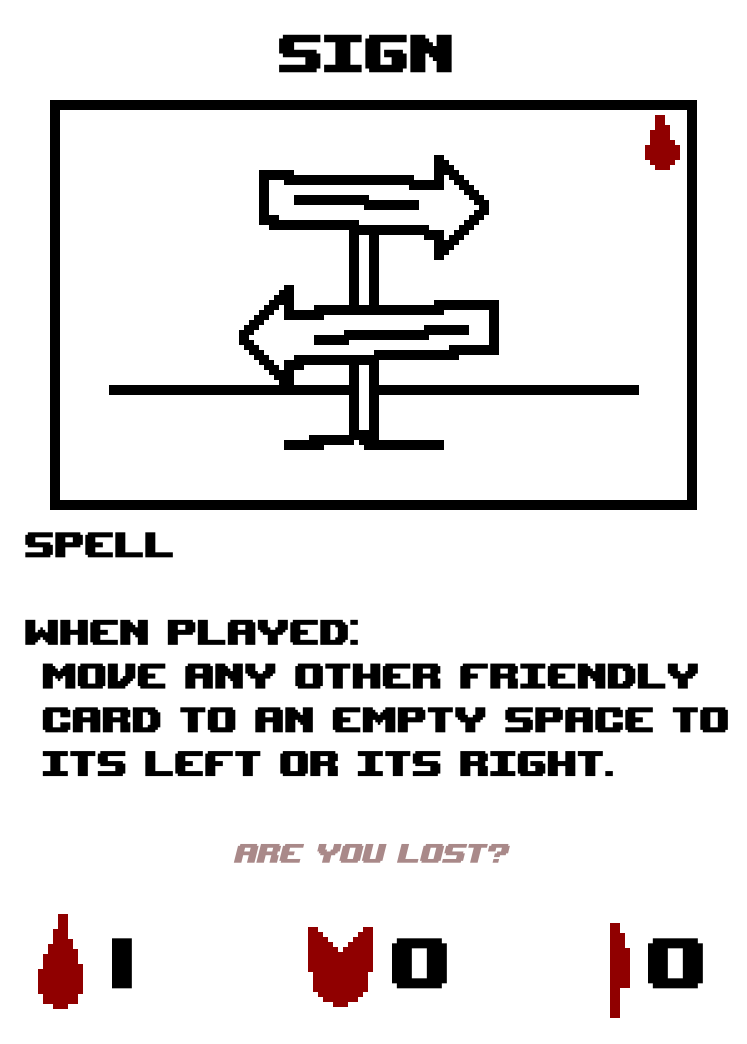
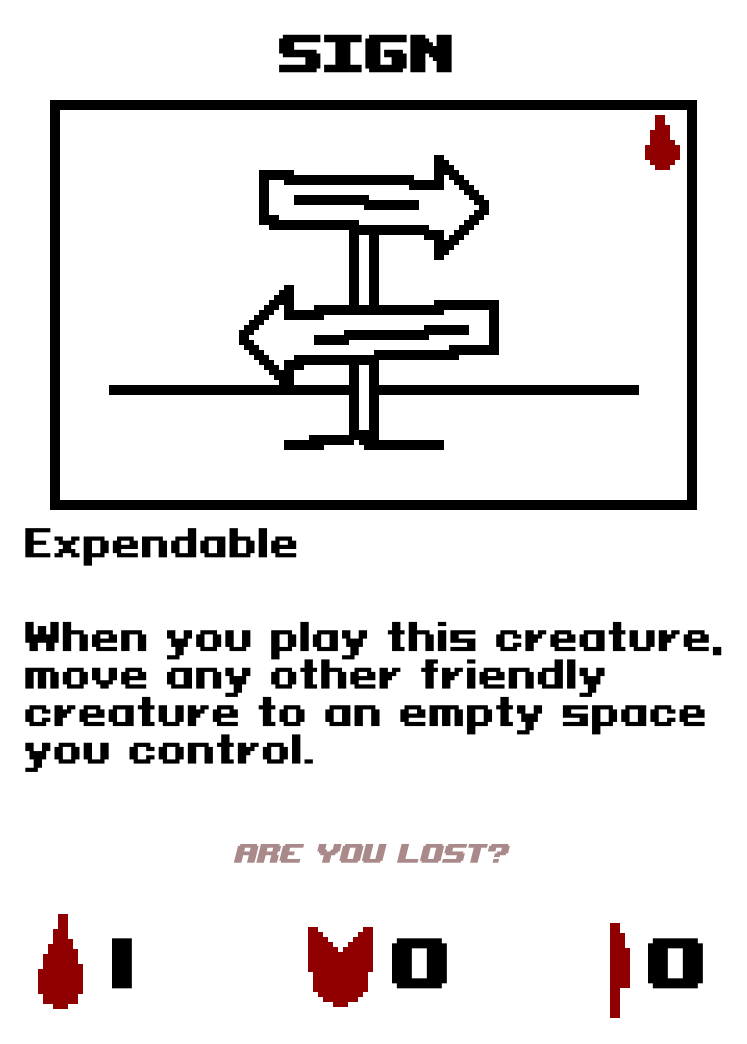
The second (747, 1044) image is a revision of the first. Changes to its layers:
pixels changed over left=25, top=528, right=728, bottom=777 (layer not identified)